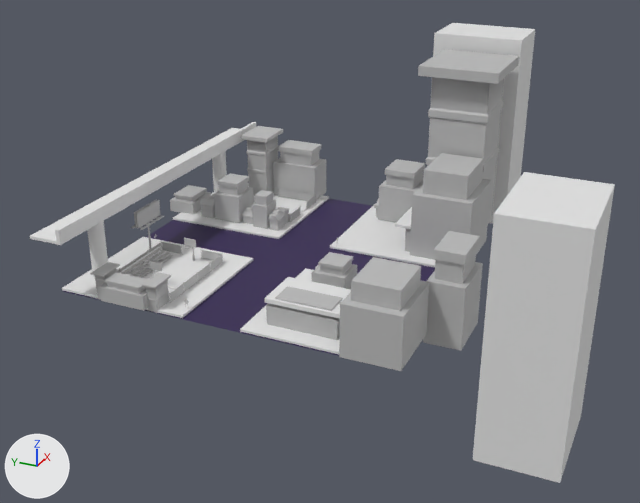
Before and after pictures for a commit that changed the glTF model WebDev/Models/Baobab Crossroads.glb.
Both versions are drawn from a 50 mm lens placed at (-137.2, -67.7, 70.4), pointed at (-0.8, -6.3, 2.2). Every picture has the same lights, and +X, +Y and +Z are marked at lower left. The first picture is the older version. Where no turn or scale is listed for an object, it has been applied to the vertices.

Names of what the first picture shows: 'Building_02', 'Building_04.002', 'Building_04.003', 'Building_05', 'Building_05.002', 'Building_05.007', 'Cube.005', 'Cube.006', 'Freeeway Wall', 'Sidewalk 2', 'Sidewalk 4', 'Street' and 43 more.
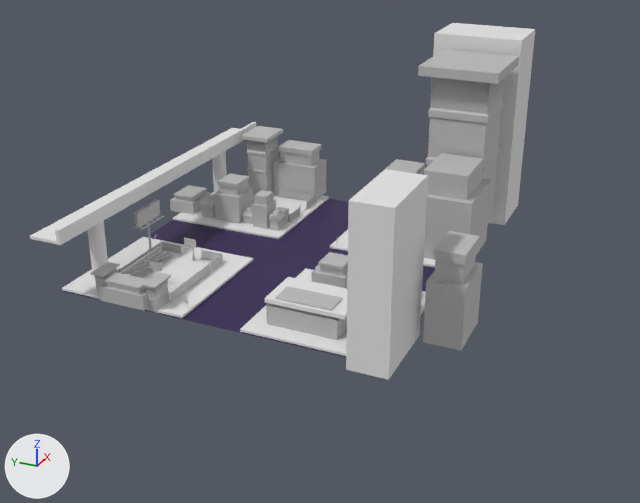
The change in detail:
Object 'Building_04.002' (ob_building_04_002) is deleted.
Object 'Cube.006' (ob_cube_006) moves from (-23.0, -51.0, 8.2) to (-23.0, -27.3, 11.8).
Object 'Cube.006' (ob_cube_006) is rescaled from (6.32, 8.79, 19.4) to (3.43, 7.27, 13.8).

What differs and where, as boxes [x1, y1, x2, y2] in the pictures (640 x 503 px):
'Cube.006', moved, rescaled (42% narrower, 32% shorter)
    before: [473, 172, 615, 483]
    after: [346, 169, 428, 380]
'Building_04.002', deleted
    before: [339, 257, 429, 371]
'Sidewalk 4', unchanged, covered by the edit
    before: [330, 204, 436, 267]
    after: [330, 229, 436, 267]
'Building_05.005', unchanged, covered by the edit
    before: [378, 159, 425, 222]
    after: [385, 159, 425, 174]
